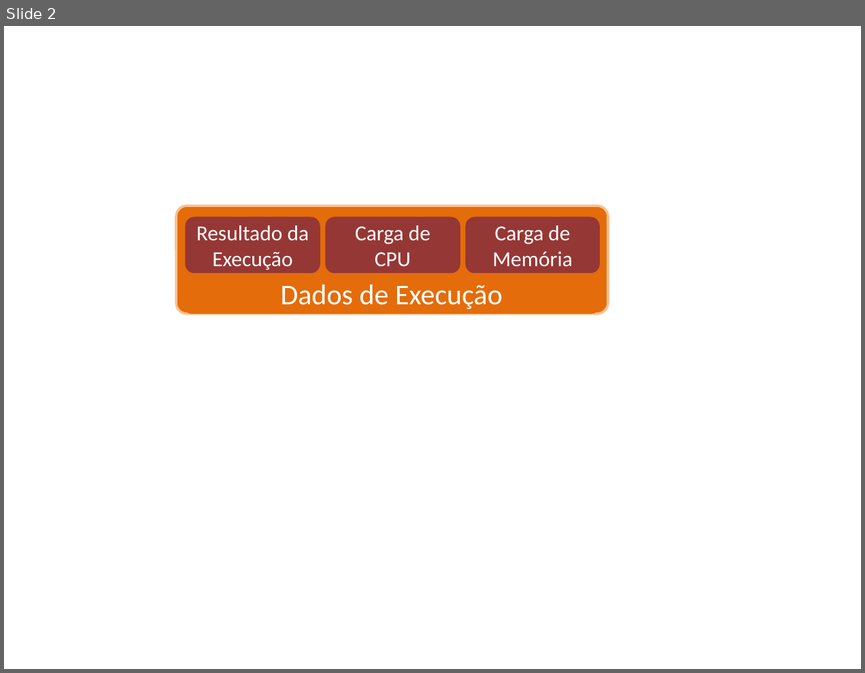
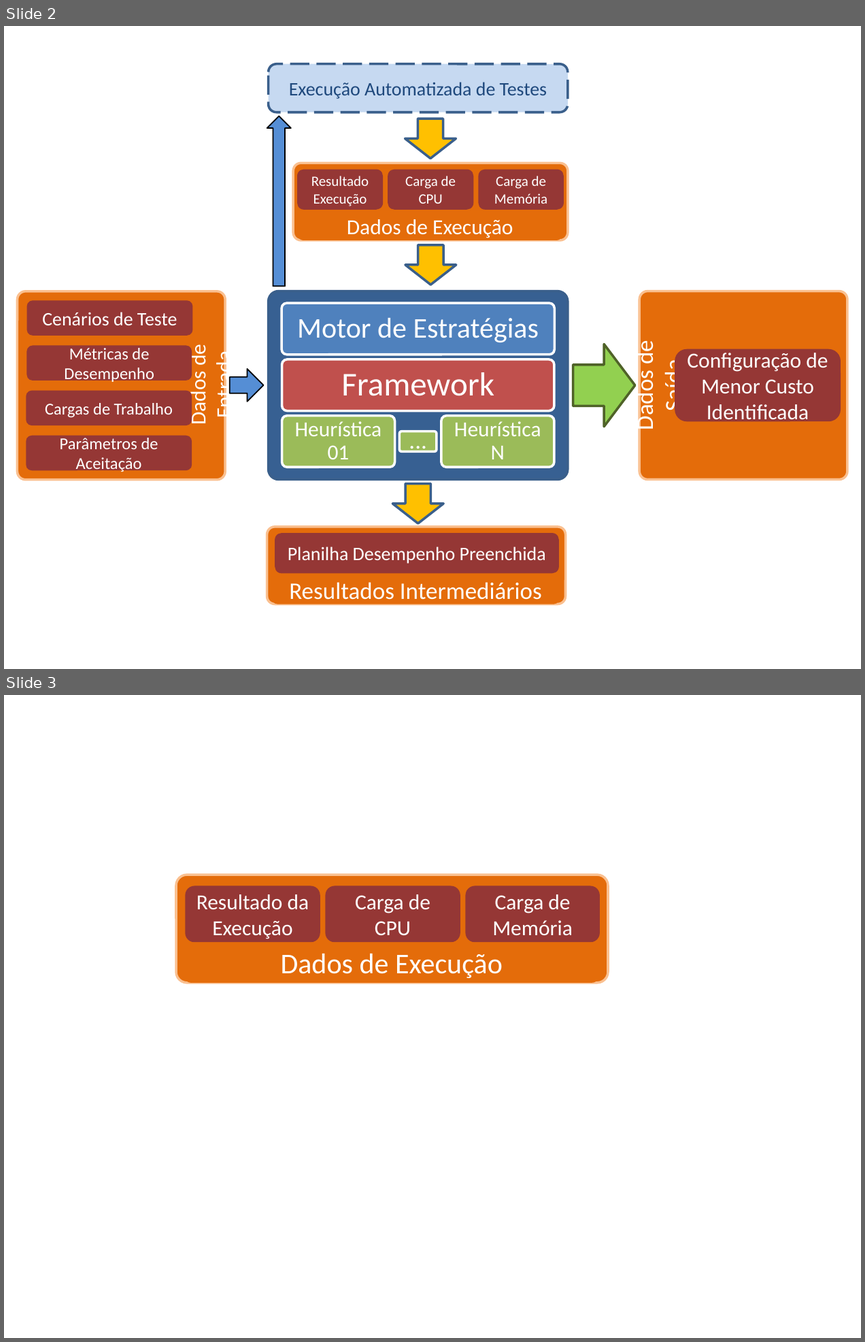
Before and after one commit to marcelocg/Dissertacao, a slide deck: Ilustracoes Dissertacao.pptx. Shown one above the other, each under a label of ours: slide 2 before the commit, slides 2 and 3 after it. The pictures are 865x673 and 865x1342 pixels, drawn with LibreOffice and Linux fonts; fonts in the diff are those of the drawing. Boxes give left, top, right and bottom in pixels: in the first picture for what was removed or moved away, otherwise in the second. Text is boxed around its words. In the diff, an @@ line names an element or a change of style, - is before the commit and + after.

```diff
--- a/Ilustracoes Dissertacao.pptx
+++ b/Ilustracoes Dissertacao.pptx
@@ slide 2 added at bbox=[4, 26, 861, 669], background #FFFFFF @@
@@ rounded rectangle added at bbox=[268, 63, 567, 112], fill #C6D9F1, outline #3A5F8C 2 pt dashed, 16 pt, text #1F497D @@
+Execução Automatizada de Testes
@@ right arrow added at bbox=[267, 116, 291, 286], fill #558ED5, outline #000000 1 pt @@
@@ down arrow added at bbox=[405, 118, 456, 158], fill #FFC000, outline #3A5F8C 2 pt @@
@@ group added at bbox=[294, 163, 568, 240]: 5 rounded rectangles @@
+Resultado Execução
+Carga de Memória
+Carga de CPU
+Dados de Execução
@@ down arrow added at bbox=[405, 244, 456, 284], fill #FFC000, outline #3A5F8C 2 pt @@
@@ rounded rectangle added at bbox=[268, 291, 567, 480], fill #376092, outline #3A5F8C 2 pt @@
@@ rounded rectangle added at bbox=[639, 291, 847, 480], fill #E46C0A, outline #FAC090 2 pt @@
@@ right arrow added at bbox=[573, 344, 634, 426], fill #92D050, outline #4F6228 2 pt @@
@@ text added at bbox=[630, 342, 688, 429], 20 pt, text #FFFFFF @@
+Dados de Saída
@@ rounded rectangle added at bbox=[675, 349, 841, 422], fill #953735, 18 pt, text #FFFFFF @@
+Configuração de Menor Custo Identificada
@@ right arrow added at bbox=[229, 369, 263, 401], fill #558ED5, outline #000000 1 pt @@
@@ group added at bbox=[281, 303, 554, 467]: 5 rounded rectangles, 5 texts @@
+Motor de Estratégias
+Framework
+Heurística 01
+...
+Heurística N
@@ group added at bbox=[17, 291, 225, 480]: 6 rounded rectangles @@
+Dados de Entrada
+Cenários de Teste
+Métricas de Desempenho
+Cargas de Trabalho
+Parâmetros de Aceitação
@@ down arrow added at bbox=[392, 484, 443, 523], fill #FFC000, outline #3A5F8C 2 pt @@
@@ rounded rectangle added at bbox=[267, 526, 565, 603], fill #E46C0A, outline #FAC090 2 pt @@
@@ rounded rectangle added at bbox=[275, 533, 558, 573], fill #953735, 16 pt, text #FFFFFF @@
+Planilha Desempenho Preenchida
@@ rounded rectangle added at bbox=[272, 574, 558, 603], fill #E46C0A, 20 pt, text #FFFFFF @@
+Resultados Intermediários
@@ what was slide 2 is now slide 3 @@
```
Also in this commit, not shown: 1 other file.
